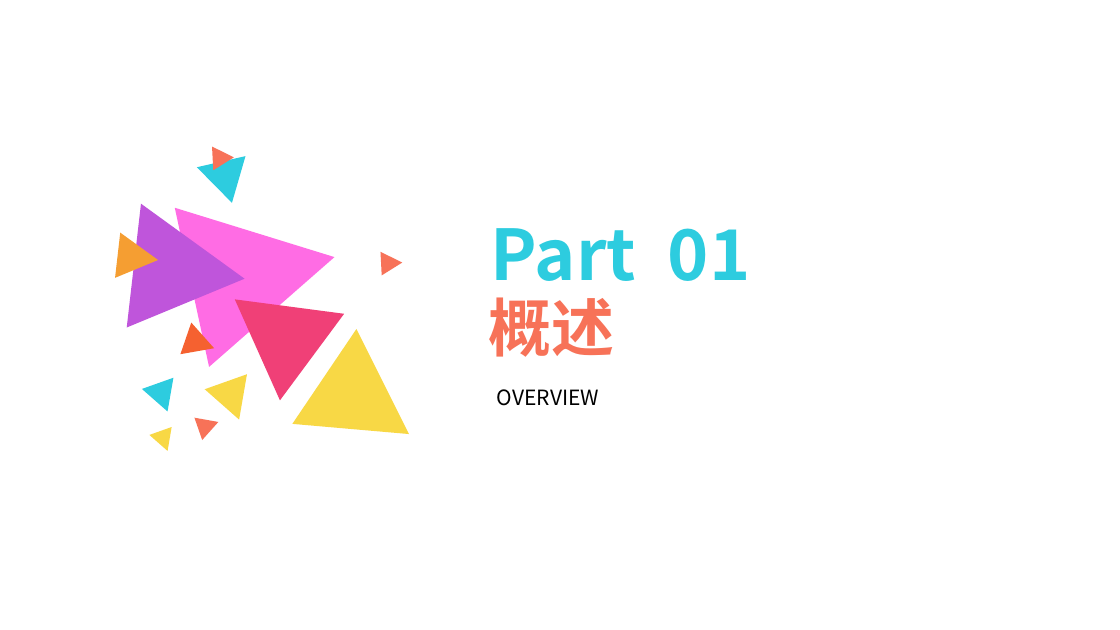
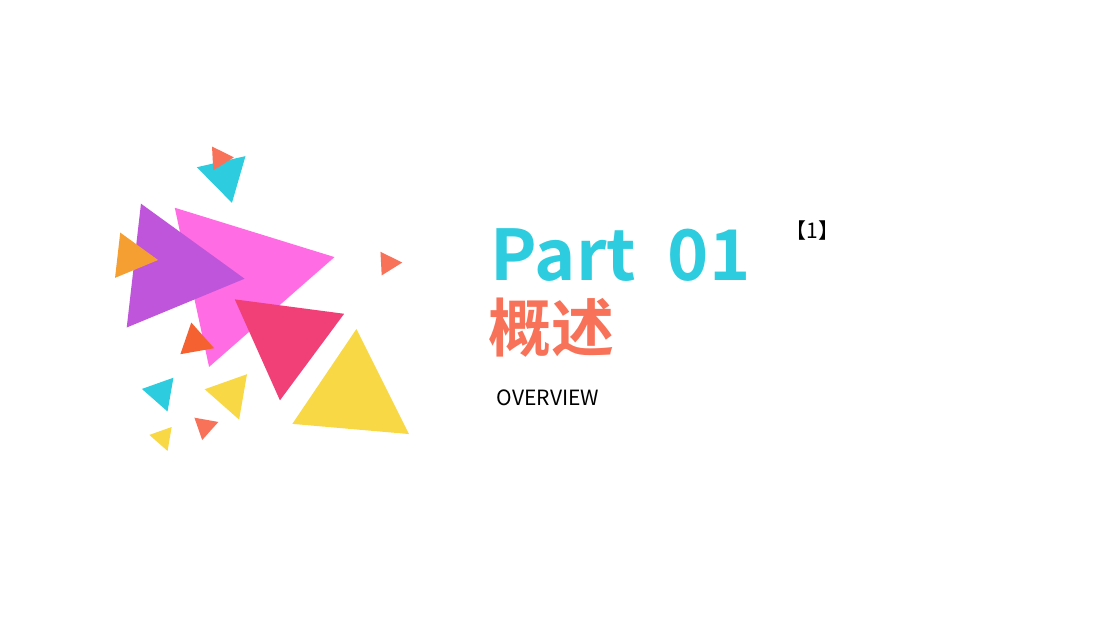
Before and after one commit to PRD2018-G12/SE-Education-Assistant-System, a slide deck: slide 3 of 非受控文档/UML翻转课堂/UML 基础 综合应用和问题解答.pptx. Drawn at 1120x630 pixels with LibreOffice and Linux fonts; fonts in the diff are those of the drawing. Boxes give left, top, right and bottom in pixels: in the first picture for what was removed or moved away, otherwise in the second. Text is boxed around its words. In the diff, an @@ line names an element or a change of style, - is before the commit and + after.

```diff
--- a/非受控文档/UML翻转课堂/UML 基础 综合应用和问题解答.pptx
+++ b/非受控文档/UML翻转课堂/UML 基础 综合应用和问题解答.pptx
@@ text added at box(786, 220, 840, 240), 18 pt, text #000000 @@
+【1】
```
Also in this commit, not shown: 10 other slides changed, 18 slides added, 36 slides removed, 1 other file.
